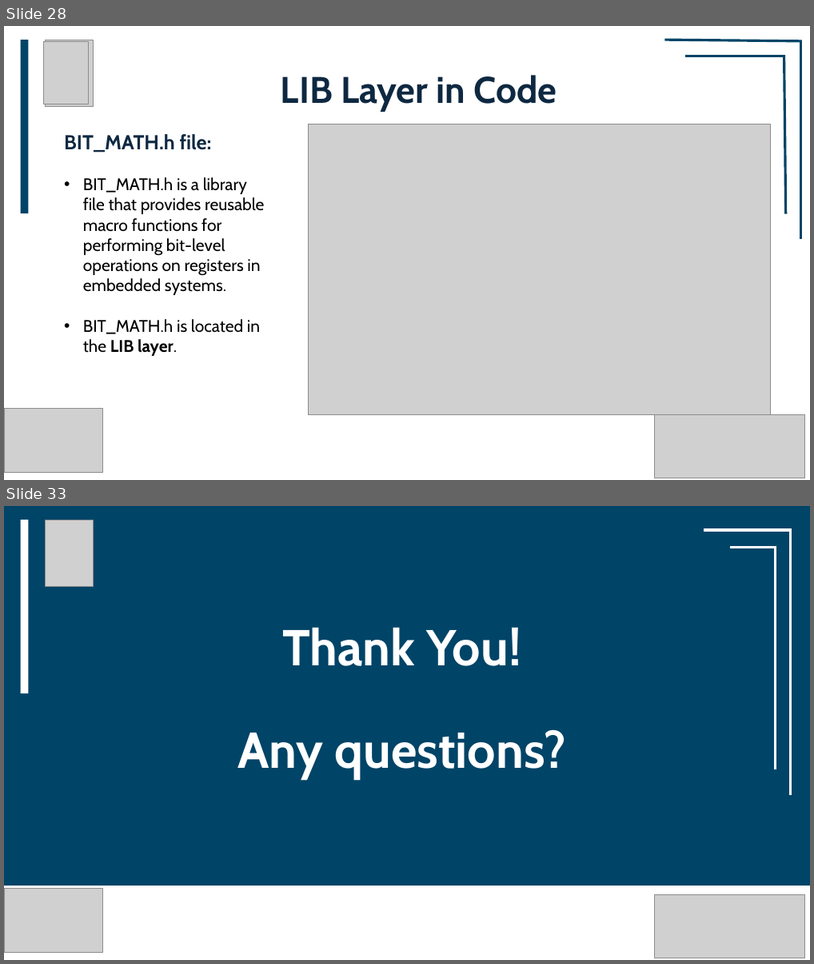
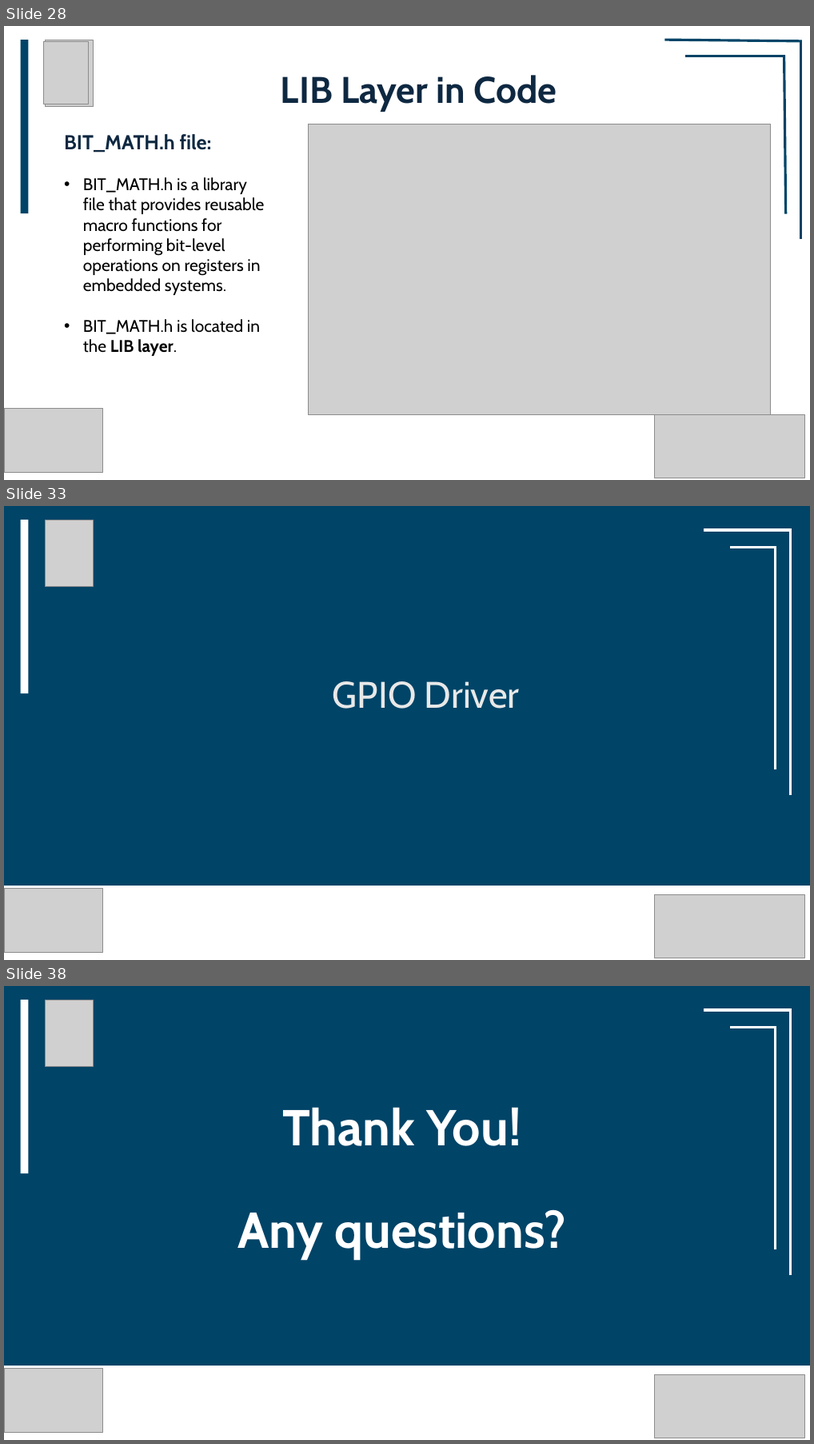
Before and after one commit to youefkh05/IEEE_CUSB26_Embedded, a slide deck: Sessions/4/Session4/Session4.pptx. Shown one above the other, each under a label of ours: slides 28 and 33 before the commit, slides 28, 33 and 38 after it; the slides between them are not shown. The pictures are 814x964 and 814x1444 pixels, drawn with LibreOffice and Linux fonts; fonts in the diff are those of the drawing; grey boxes stand for pictures. Boxes give left, top, right and bottom in pixels: in the first picture for what was removed or moved away, otherwise in the second. Text is boxed around its words. In the diff, an @@ line names an element or a change of style, - is before the commit and + after.

```diff
--- a/Sessions/4/Session4/Session4.pptx
+++ b/Sessions/4/Session4/Session4.pptx
@@ slide 33 added at (x1=4, y1=506, x2=810, y2=960), background #FFFFFF @@
@@ rectangle added at (x1=4, y1=506, x2=810, y2=960), fill #004467 @@
@@ rectangle added at (x1=20, y1=520, x2=28, y2=693), fill #FFFFFF @@
@@ picture added at (x1=45, y1=520, x2=94, y2=587) @@
@@ group added at (x1=704, y1=529, x2=792, y2=795): 4 lines @@
@@ text added at (x1=333, y1=681, x2=520, y2=708), 44 pt, text #E8E8E8 @@
+GPIO Driver
@@ rectangle added at (x1=4, y1=881, x2=810, y2=960), fill #004467 @@
@@ rectangle added at (x1=4, y1=885, x2=810, y2=960), fill #FFFFFF @@
@@ picture added at (x1=4, y1=888, x2=103, y2=952) @@
@@ picture added at (x1=4, y1=896, x2=103, y2=959) @@
@@ picture added at (x1=650, y1=898, x2=810, y2=960) @@
@@ picture added at (x1=655, y1=894, x2=806, y2=958) @@
@@ what was slide 33 is now slide 38 @@
```
Also in this commit, not shown: 4 slides changed, 4 other slides added, 55 other files.
